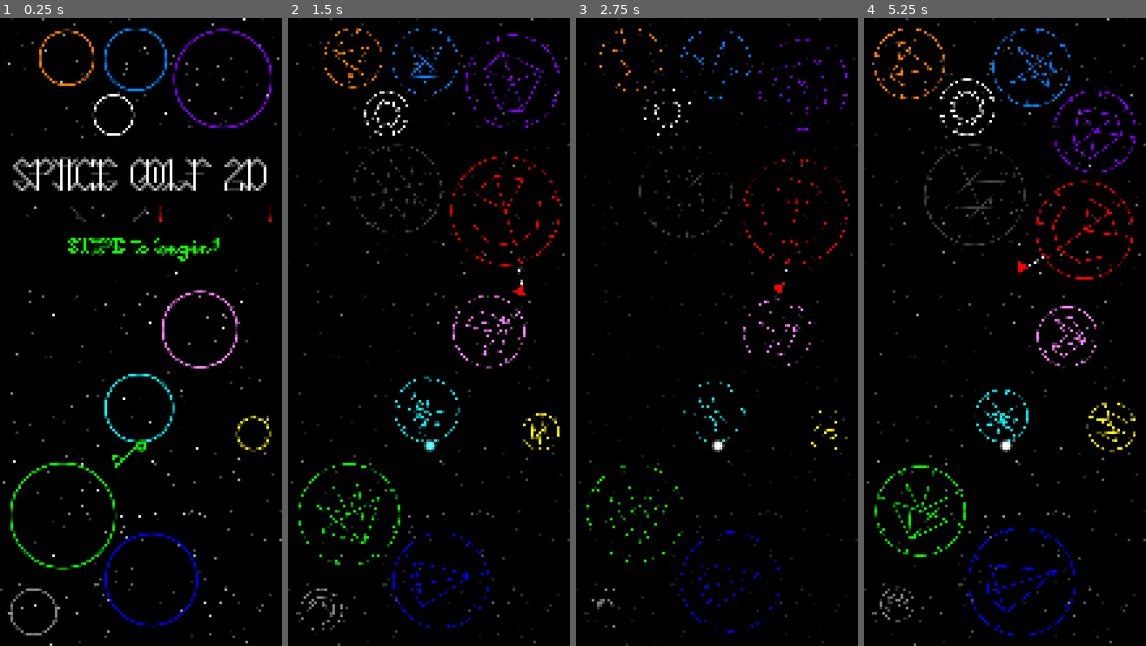
Above: before the commit, frames 1-4 (left to right).
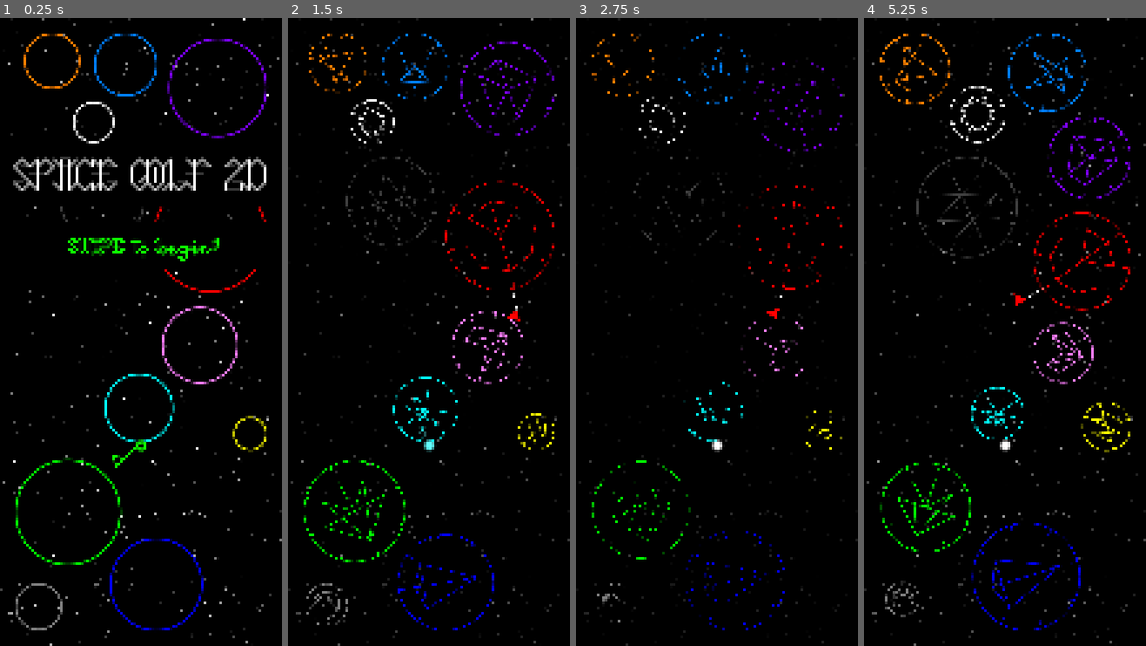
Above: after the commit, the same moments.

Repository: cursebinder22/space-golf-2d
Game: Godot game, scene res://main.tscn
Same seed, same stepped clock (60 frames per second), same inputs: the game is played once before the commit and once after it.
Inputs (mouse positions are in pixels of both pictures, inside the frame that each line leads up to):
- Up to frame 1 (0.25 s): no input
- Up to frame 2 (1.5 s): move the mouse to (491, 300) at 0.52 s; click (491, 300) at 0.67 s; drag from (372, 363) to (414, 457) at 1.27 s
- Up to frame 3 (2.75 s): move the mouse to (745, 193) at 2.02 s; click (745, 193) at 2.17 s
- Up to frame 4 (5.25 s): drag from (990, 457) to (920, 237) at 2.77 s; move the mouse to (1089, 426) at 3.52 s; click (1089, 426) at 3.67 s; drag from (920, 237) to (962, 175) at 4.27 s; move the mouse to (1019, 332) at 5.02 s; click (1019, 332) at 5.17 s

The runs differ from the first frame. In frame 1, 5.5% of the frame differs, in the area x 3-97%, y 1-99%; in frame 2, 7.2%; in frame 3, 3.8%; in frame 4, 8.8%.

Commit message:
Update app icon, widen planet buffer, elem. rename

Diff:
--- /dev/null
+++ b/icon.svg
@@ -0,0 +1,155 @@
+<?xml version="1.0" encoding="UTF-8" standalone="no"?>
+<!-- Created with Inkscape (http://www.inkscape.org/) -->
+
+<svg
+   width="512"
+   height="512"
+   viewBox="0 0 135.46667 135.46667"
+   version="1.1"
+   id="svg1"
+   inkscape:version="1.4.2 (f4327f4, 2025-05-13)"
+   sodipodi:docname="circle.svg"
+   inkscape:export-filename="circle.png"
+   inkscape:export-xdpi="96"
+   inkscape:export-ydpi="96"
+   xmlns:inkscape="http://www.inkscape.org/namespaces/inkscape"
+   xmlns:sodipodi="http://sodipodi.sourceforge.net/DTD/sodipodi-0.dtd"
+   xmlns="http://www.w3.org/2000/svg"
+   xmlns:svg="http://www.w3.org/2000/svg">
+  <sodipodi:namedview
+     id="namedview1"
+     pagecolor="#505050"
+     bordercolor="#eeeeee"
+     borderopacity="1"
+     inkscape:showpageshadow="0"
+     inkscape:pageopacity="0"
+     inkscape:pagecheckerboard="0"
+     inkscape:deskcolor="#505050"
+     inkscape:document-units="mm"
+     showguides="true"
+     inkscape:zoom="2.2866393"
+     inkscape:cx="261.73783"
+     inkscape:cy="129.88494"
+     inkscape:window-width="1916"
+     inkscape:window-height="2041"
+     inkscape:window-x="1911"
+     inkscape:window-y="0"
+     inkscape:window-maximized="0"
+     inkscape:current-layer="layer1"
+     inkscape:export-bgcolor="#00000000" />
+  <defs
+     id="defs1" />
+  <g
+     inkscape:label="Layer 1"
+     inkscape:groupmode="layer"
+     id="layer1">
+    <rect
+       style="fill:#000000;fill-opacity:1;stroke:none;stroke-width:1.56791;stroke-linecap:round;stroke-linejoin:round;-inkscape-stroke:none"
+       id="rect1"
+       width="135.46666"
+       height="135.46666"
+       x="0"
+       y="0" />
+    <circle
+       style="fill:#000000;fill-opacity:1;stroke:none;stroke-width:1.32292;stroke-linecap:round;stroke-linejoin:round;-inkscape-stroke:none"
+       id="path4"
+       cx="67.73333"
+       cy="67.73333"
+       r="45.154999" />
+    <circle
+       style="fill:#212121;fill-opacity:1;stroke:none;stroke-width:1.32292;stroke-linecap:round;stroke-linejoin:round;-inkscape-stroke:none"
+       id="circle16"
+       cx="67.73333"
+       cy="67.73333"
+       r="39.511002" />
+    <circle
+       style="fill:none;fill-opacity:1;stroke:#ffffff;stroke-width:1.49330833;stroke-linecap:round;stroke-linejoin:round;stroke-opacity:1;stroke-dasharray:none"
+       id="path6"
+       cx="67.73333"
+       cy="67.73333"
+       r="39.511002" />
+    <circle
+       style="fill:#404040;fill-opacity:1;stroke:none;stroke-width:1.32292;stroke-linecap:round;stroke-linejoin:round;-inkscape-stroke:none"
+       id="circle17"
+       cx="67.73333"
+       cy="67.73333"
+       r="33.866001" />
+    <circle
+       style="fill:#616161;fill-opacity:1;stroke:none;stroke-width:1.32292;stroke-linecap:round;stroke-linejoin:round;-inkscape-stroke:none"
+       id="circle18"
+       cx="67.73333"
+       cy="67.73333"
+       r="28.222" />
+    <circle
+       style="fill:#808080;fill-opacity:1;stroke:none;stroke-width:1.32292;stroke-linecap:round;stroke-linejoin:round;-inkscape-stroke:none"
+       id="circle19"
+       cx="67.73333"
+       cy="67.73333"
+       r="22.577999" />
+    <circle
+       style="fill:#a1a1a1;fill-opacity:1;stroke:none;stroke-width:1.32292;stroke-linecap:round;stroke-linejoin:round;-inkscape-stroke:none"
+       id="circle20"
+       cx="67.73333"
+       cy="67.73333"
+       r="16.933001" />
+    <circle
+       style="fill:#bfbfbf;fill-opacity:1;stroke:none;stroke-width:1.32292;stroke-linecap:round;stroke-linejoin:round;-inkscape-stroke:none"
+       id="circle21"
+       cx="67.73333"
+       cy="67.73333"
+       r="11.289" />
+    <circle
+       style="fill:#e0e0e0;fill-opacity:1;stroke:none;stroke-width:1.32292;stroke-linecap:round;stroke-linejoin:round;-inkscape-stroke:none"
+       id="circle22"
+       cx="67.73333"
+       cy="67.73333"
+       r="5.6440001" />
+    <path
+       style="fill:none;fill-opacity:1;stroke:#ffffff;stroke-width:1.49330833;stroke-linecap:round;stroke-linejoin:round;stroke-dasharray:none;stroke-opacity:1"
+       d="m 28.222329,67.73333 h 5.644999"
+       id="path22" />
+    <path
+       style="fill:none;fill-opacity:1;stroke:#ffffff;stroke-width:1.49331;stroke-linecap:round;stroke-linejoin:round;stroke-dasharray:none;stroke-opacity:1"
+       d="M 39.794833,39.794833 43.78645,43.78645"
+       id="path23" />
+    <path
+       style="fill:none;fill-opacity:1;stroke:#ffffff;stroke-width:1.49331;stroke-linecap:round;stroke-linejoin:round;stroke-dasharray:none;stroke-opacity:1"
+       d="m 67.733328,28.22233 v 5.644999"
+       id="path24" />
+    <path
+       style="fill:none;fill-opacity:1;stroke:#ffffff;stroke-width:1.49331;stroke-linecap:round;stroke-linejoin:round;stroke-dasharray:none;stroke-opacity:1"
+       d="M 95.671824,39.794833 91.680207,43.78645"
+       id="path25" />
+    <path
+       style="fill:none;fill-opacity:1;stroke:#ffffff;stroke-width:1.49331;stroke-linecap:round;stroke-linejoin:round;stroke-dasharray:none;stroke-opacity:1"
+       d="m 107.24433,67.733329 h -5.645"
+       id="path26" />
+    <path
+       style="fill:none;fill-opacity:1;stroke:#ffffff;stroke-width:1.49331;stroke-linecap:round;stroke-linejoin:round;stroke-dasharray:none;stroke-opacity:1"
+       d="M 95.671827,95.671825 91.680209,91.680208"
+       id="path27" />
+    <path
+       style="fill:none;fill-opacity:1;stroke:#ffffff;stroke-width:1.49331;stroke-linecap:round;stroke-linejoin:round;stroke-dasharray:none;stroke-opacity:1"
+       d="m 67.733329,107.24433 -10e-7,-5.645"
+       id="path28" />
+    <path
+       style="fill:none;fill-opacity:1;stroke:#ffffff;stroke-width:1.49331;stroke-linecap:round;stroke-linejoin:round;stroke-dasharray:none;stroke-opacity:1"
+       d="M 39.794833,95.671825 43.78645,91.680207"
+       id="path29" />
+    <rect
+       style="fill:none;fill-opacity:1;stroke:#ffffff;stroke-width:1.49331;stroke-linecap:round;stroke-linejoin:round;stroke-dasharray:none;stroke-opacity:1"
+       id="rect29"
+       width="39.911942"
+       height="39.911942"
+       x="47.777359"
+       y="47.777359" />
+    <rect
+       style="fill:none;fill-opacity:1;stroke:#ffffff;stroke-width:1.49331;stroke-linecap:round;stroke-linejoin:round;stroke-dasharray:none;stroke-opacity:1"
+       id="rect30"
+       width="39.911942"
+       height="39.911942"
+       x="75.83342"
+       y="-19.955971"
+       transform="rotate(45)" />
+  </g>
+</svg>
--- a/scripts/element_data.gd
+++ b/scripts/element_data.gd
@@ -81,7 +81,7 @@
 				6: [7],
 				7: ['C'],
 			}
-		Global.Element.LOVE:
+		Global.Element.BEAUTY:
 			rank = 9
 			color = Color(1,.5,1)
 			symbol = {
@@ -102,7 +102,7 @@
 				4: [6],
 				5: [7]
 			}
-		Global.Element.MIGHT:
+		Global.Element.GRAVITY:
 			rank = 11
 			color = Color(.5,.5,.5)
 			symbol = {
@@ -113,7 +113,7 @@
 				5: [6,7],
 				6: [7]
 			}
-		Global.Element.SIGHT:
+		Global.Element.SPACE:
 			rank = 12
 			color = Color(.25,.25,.25)
 			symbol = {
--- a/scripts/global.gd
+++ b/scripts/global.gd
@@ -25,7 +25,7 @@
 	NONE,
 	EARTH, FIRE, ENERGY, NATURE,
 	AIR, ICE, WATER, MAGIC,
-	LOVE, LIGHT, MIGHT, SIGHT
+	BEAUTY, LIGHT, GRAVITY, SPACE
 }
 
 # planets
--- a/scripts/objects/planet.gd
+++ b/scripts/objects/planet.gd
@@ -32,7 +32,7 @@
 		position += Global.drift_speed * direction
 		for other_planet: Planet in Global.planets:
 			var pp_dist: float = position.distance_to(other_planet.position)
-			var min_pp_dist: float = radius + other_planet.radius + Global.init_ball_radius * 2 + 1
+			var min_pp_dist: float = radius + other_planet.radius + Global.init_ball_radius * 4
 
 			if other_planet != self and pp_dist < min_pp_dist:
 				position = other_planet.position + min_pp_dist * other_planet.position.direction_to(position)
@@ -41,19 +41,16 @@
 				other_planet.position = position + min_pp_dist * position.direction_to(other_planet.position)
 				other_planet.direction = position.direction_to(other_planet.position)
 
-		if position.x < radius + 2 * Global.init_ball_radius + 1:
+		if position.x < radius + 4 * Global.init_ball_radius:
 			direction.x = abs(direction.x)
-			position.x = radius + 2 * Global.init_ball_radius + 1
-		elif position.x > Global.game_width - radius - 2 * Global.init_ball_radius - 1:
+			position.x = radius + 4 * Global.init_ball_radius
+		elif position.x > Global.game_width - radius - 4 * Global.init_ball_radius:
 			direction.x *= -abs(direction.x)
-			position.x = Global.game_width - radius - 2 * Global.init_ball_radius - 1
+			position.x = Global.game_width - radius - 4 * Global.init_ball_radius
 
-		#if position.y < radius + Global.default_text_height * 2:
-			#direction.y = abs(direction.y)
-			#position.y = radius + Global.default_text_height * 2
-		if position.y < radius + 2 * Global.init_ball_radius + 1:
+		if position.y < radius + 4 * Global.init_ball_radius:
 			direction.y = abs(direction.y)
-			position.y = radius + 2 * Global.init_ball_radius + 1
-		elif position.y > Global.game_height - radius - 2 * Global.init_ball_radius - 1:
+			position.y = radius + 4 * Global.init_ball_radius
+		elif position.y > Global.game_height - radius - 4 * Global.init_ball_radius:
 			direction.y = -abs(direction.y)
-			position.y = Global.game_height - radius - 2 * Global.init_ball_radius - 1
+			position.y = Global.game_height - radius - 4 * Global.init_ball_radius
Binary file changed: icon.png
Not shown, added: icon.svg.import
